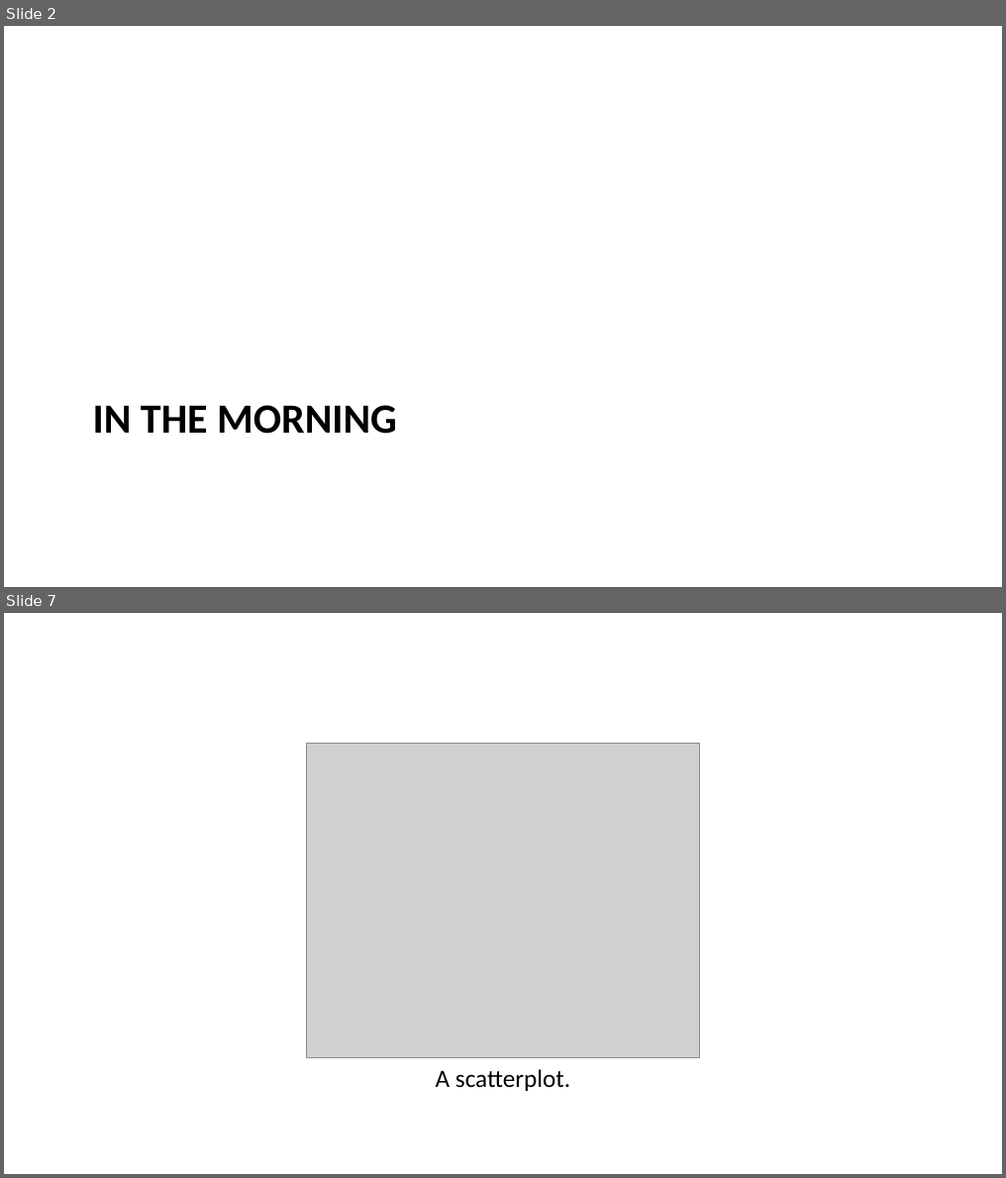
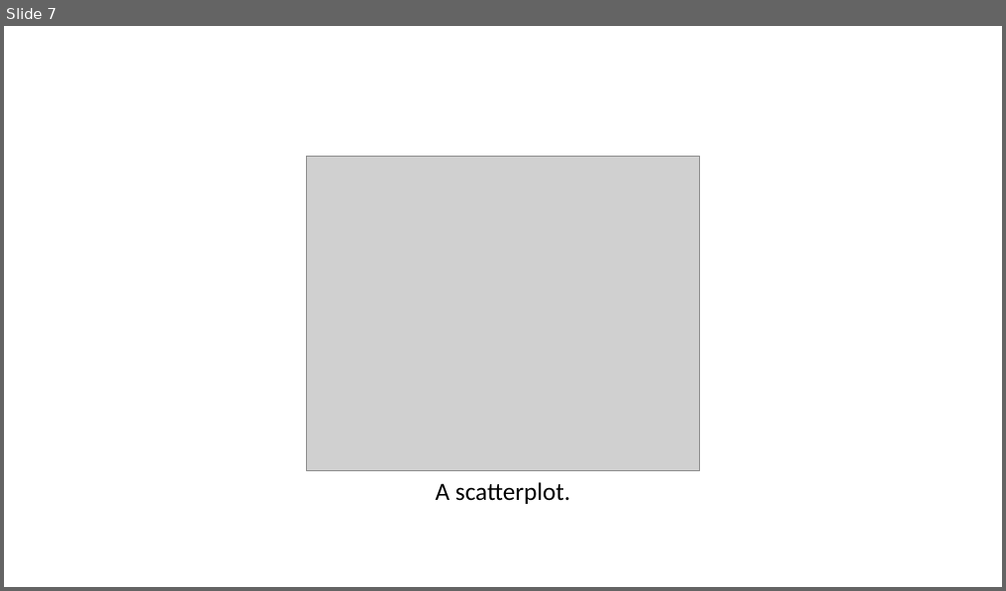
Before and after one commit to LASPUMSS/INVESTIGACION-PARA-OBTENER-EL-GRADO-DE-LICENCIATURA-EN-INGENIERIA-FINANCIERA-UMSS, a slide deck: RECURSOS-INVESTIGACION/PRESENTACION/PRESENTACION.pptx. Shown one above the other, each under a label of ours: slides 2 and 7 before the commit, slide 7 after it; the slides between them are not shown. The pictures are 1006x1178 and 1006x591 pixels, drawn with LibreOffice and Linux fonts; fonts in the diff are those of the drawing; grey boxes stand for pictures. Boxes give left, top, right and bottom in pixels: in the first picture for what was removed or moved away, otherwise in the second. Text is boxed around its words. In the diff, an @@ line names an element or a change of style, - is before the commit and + after.

```diff
--- a/RECURSOS-INVESTIGACION/PRESENTACION/PRESENTACION.pptx
+++ b/RECURSOS-INVESTIGACION/PRESENTACION/PRESENTACION.pptx
@@ slide 2 removed at [4,26,1002,587], background #FFFFFF @@
@@ title removed at [93,405,397,434] @@
-IN THE MORNING
```
Also in this commit, not shown: 7 slides added, 6 other slides removed, 1 other file.
